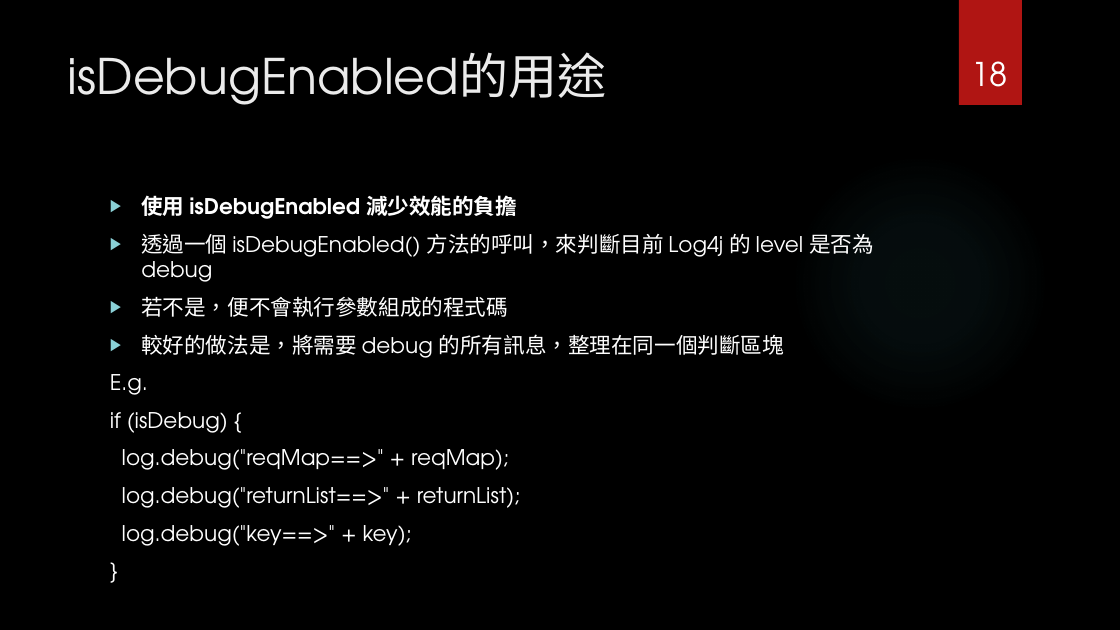
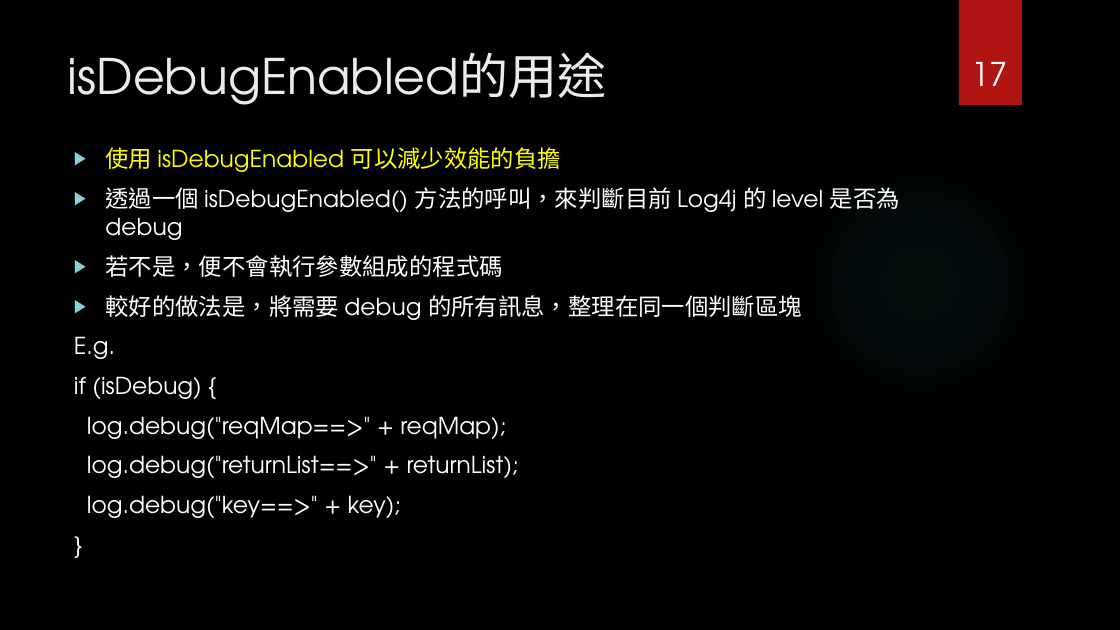
Before and after one commit to Szying/Js_Tools, a slide deck: slide 17 of 補充報告.pptx (slide 18 before the commit). Drawn at 1120x630 pixels with LibreOffice and Linux fonts; fonts in the diff are those of the drawing; background and template pictures are left out. Boxes give left, top, right and bottom in pixels: in the first picture for what was removed or moved away, otherwise in the second. Text is boxed around its words. In the diff, an @@ line names an element or a change of style, - is before the commit and + after.

```diff
--- a/補充報告.pptx
+++ b/補充報告.pptx
@@ page number at (971,62,1007,86): text changed @@
-18
+17
@@ text "使用 isDebugEnabled 可以減少效能的負擔": place and size @@
-text "使用 isDebugEnabled 可以減少效能的負擔" at (110,195,874,546)
+text "使用 isDebugEnabled 可以減少效能的負擔" at (74,147,900,518)
@@ text at (105,147,561,172): text changed; size 18.5 to 20 pt; text colour #FFFFFF to #FFFF00; bold off @@
-▶ 使用 isDebugEnabled 減少效能的負擔
+▶ 使用 isDebugEnabled 可以減少效能的負擔
@@ text at (74,187,900,518): size 18.5 to 20 pt in "透過一個 isDebugEnabled() 方法的呼叫，來判斷目前 Log4j 的 level 是否為 ...", "若不是，便不會執行參數組成的程式碼", "較好的做法是，將需要 debug 的所有訊息，整理在同一個判斷區塊", "E.g." and 5 more places @@
```
Also in this commit, not shown: 17 other slides changed, 1 slide added, 6 slides removed.
